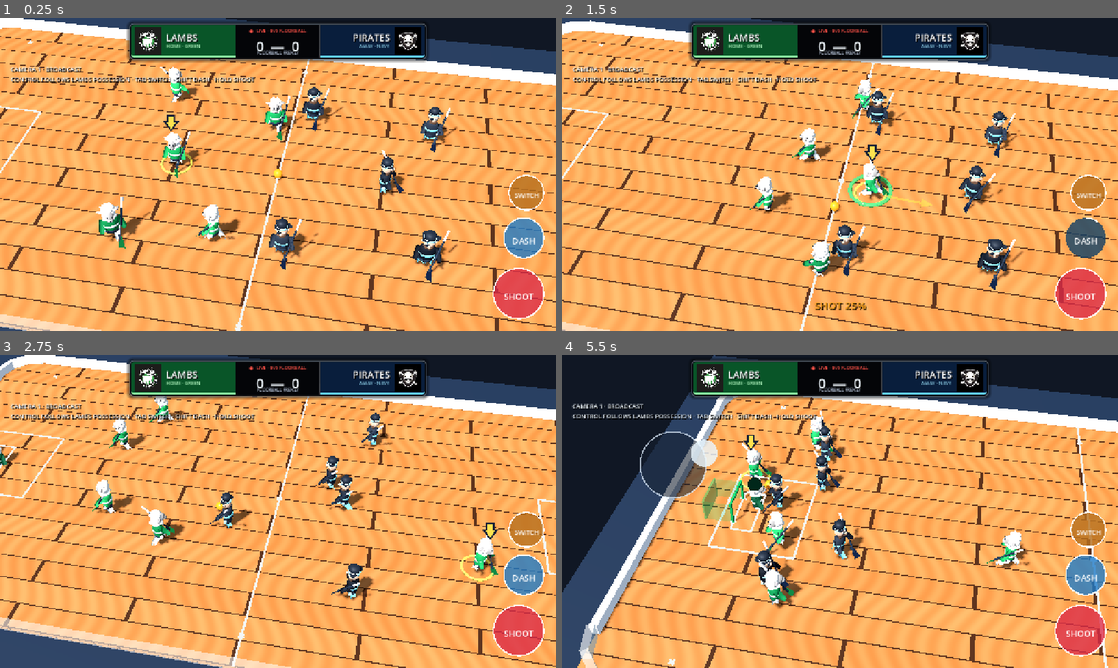
Above: before the commit, frames 1-4 (two rows, left to right).
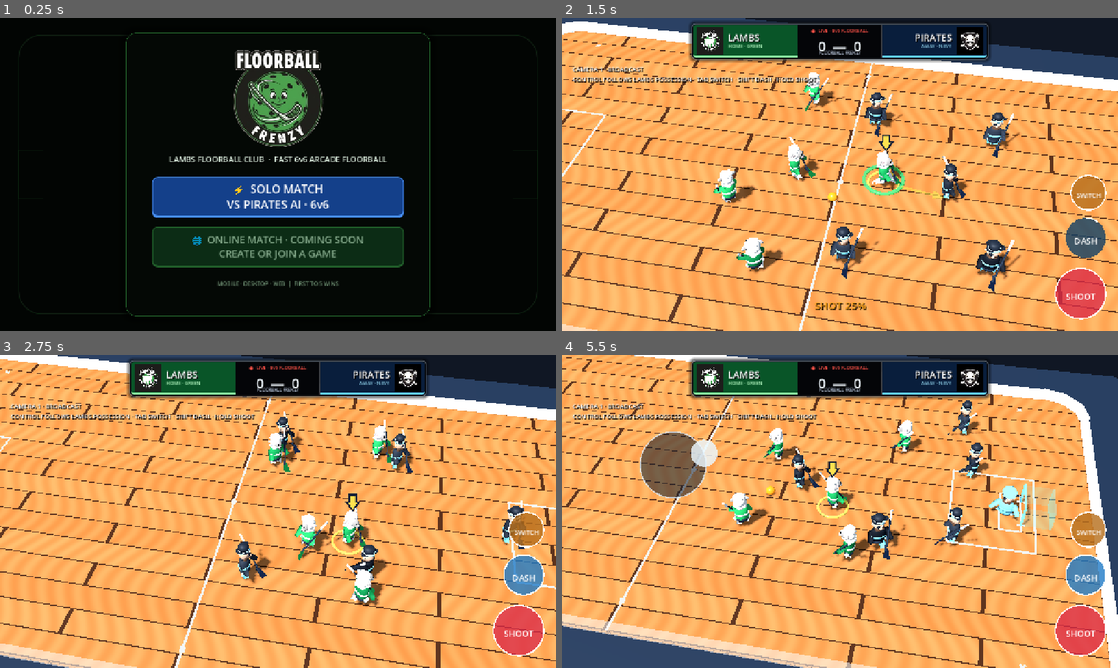
Above: after the commit, the same moments.

Repository: dylanwatsonsoftware/floorball-frenzy-3d
Game: Godot game, scene res://scenes/app/main.tscn
Same seed, same stepped clock (60 frames per second), same inputs: the game is played once before the commit and once after it.
Inputs (mouse positions are in pixels of both pictures, inside the frame that each line leads up to):
- Up to frame 1 (0.25 s): no input
- Up to frame 2 (1.5 s): click (840, 196) at 0.5 s, where only the run after the commit has a clickable "⚡ SOLO MATCH VS PIRATES AI · …"; tap Enter at 1.25 s; move the mouse to (962, 158) at 1.27 s; hold D (move_right) from 1.28 s (still down); hold Space (shoot) from 1.28 s (still down); tap Shift (dash) at 1.35 s; click (962, 158) at 1.42 s
- Up to frame 3 (2.75 s): release D (move_right) at 2 s; release Space (shoot) at 2 s; drag from (166, 527) to (250, 574) at 2.02 s
- Up to frame 4 (5.5 s): move the mouse to (895, 442) at 2.77 s; hold D (move_right) 2.78-3.5 s; hold Space (shoot) 2.78-3.5 s; tap Shift (dash) at 2.85 s; click (895, 442) at 2.92 s; drag from (812, 574) to (673, 464) at 3.52 s; move the mouse to (1006, 558) at 4.27 s; hold A (move_left) 4.28-5 s; hold Space (shoot) 4.28-5 s; tap Backspace (switch_player) at 4.35 s; click (1006, 558) at 4.42 s; drag from (673, 464) to (756, 433) at 5.02 s

The runs differ from the first frame. In frame 1, 98% of the frame differs, in the area x 0-100%, y 0-100%; in frame 2, 15%; in frame 3, 24%; in frame 4, 49%.
Error in both runs: Cannot call method 'call' on a null value. (res://scripts/gameplay/ball_controller.gd:176)

Commit message:
feat: port original game main menu

Diff:
--- a/scenes/app/main.tscn
+++ b/scenes/app/main.tscn
@@ -7,6 +7,9 @@
 [ext_resource type="Script" path="res://scripts/gameplay/match_flow.gd" id="5_match"]
 [ext_resource type="Texture2D" path="res://assets/ui/lambs-logo.jpg" id="6_lambs_logo"]
 [ext_resource type="Texture2D" path="res://assets/ui/pirates-logo.jpg" id="7_pirates_logo"]
+[ext_resource type="Texture2D" path="res://assets/ui/floorball-frenzy-wide.png" id="8_menu_logo"]
+[ext_resource type="Script" path="res://scripts/presentation/main_menu.gd" id="9_menu"]
+[ext_resource type="Script" path="res://scripts/presentation/menu_rink_lines.gd" id="10_rink_lines"]
 
 [sub_resource type="StyleBoxFlat" id="StyleBox_score_backdrop"]
 bg_color = Color(0.025, 0.035, 0.055, 0.94)
@@ -42,6 +45,56 @@
 border_width_right = 2
 border_color = Color(0.95, 0.97, 1, 0.22)
 
+[sub_resource type="StyleBoxFlat" id="StyleBox_menu_panel"]
+bg_color = Color(0.018, 0.035, 0.022, 0.96)
+border_width_left = 1
+border_width_top = 1
+border_width_right = 1
+border_width_bottom = 1
+border_color = Color(0.25, 0.72, 0.31, 0.35)
+corner_radius_top_left = 22
+corner_radius_top_right = 22
+corner_radius_bottom_right = 22
+corner_radius_bottom_left = 22
+shadow_color = Color(0, 0, 0, 0.65)
+shadow_size = 18
+
+[sub_resource type="StyleBoxFlat" id="StyleBox_solo_button"]
+bg_color = Color(0.08, 0.25, 0.54, 1)
+border_width_left = 2
+border_width_top = 2
+border_width_right = 2
+border_width_bottom = 6
+border_color = Color(0.28, 0.56, 0.96, 1)
+corner_radius_top_left = 12
+corner_radius_top_right = 12
+corner_radius_bottom_right = 12
+corner_radius_bottom_left = 12
+
+[sub_resource type="StyleBoxFlat" id="StyleBox_solo_hover"]
+bg_color = Color(0.12, 0.35, 0.7, 1)
+border_width_left = 2
+border_width_top = 2
+border_width_right = 2
+border_width_bottom = 6
+border_color = Color(0.5, 0.75, 1, 1)
+corner_radius_top_left = 12
+corner_radius_top_right = 12
+corner_radius_bottom_right = 12
+corner_radius_bottom_left = 12
+
+[sub_resource type="StyleBoxFlat" id="StyleBox_online_disabled"]
+bg_color = Color(0.05, 0.19, 0.09, 0.88)
+border_width_left = 2
+border_width_top = 2
+border_width_right = 2
+border_width_bottom = 5
+border_color = Color(0.19, 0.55, 0.24, 0.65)
+corner_radius_top_left = 12
+corner_radius_top_right = 12
+corner_radius_bottom_right = 12
+corner_radius_bottom_left = 12
+
 [node name="Main" type="Node3D"]
 script = ExtResource("1_main")
 
@@ -408,5 +461,123 @@
 horizontal_alignment = 1
 vertical_alignment = 1
 
+[node name="MainMenu" type="CanvasLayer" parent="."]
+layer = 20
+script = ExtResource("9_menu")
+
+[node name="Screen" type="ColorRect" parent="MainMenu"]
+anchors_preset = 15
+anchor_right = 1.0
+anchor_bottom = 1.0
+grow_horizontal = 2
+grow_vertical = 2
+mouse_filter = 0
+color = Color(0.008, 0.02, 0.011, 1)
+
+[node name="RinkLines" type="Control" parent="MainMenu/Screen"]
+layout_mode = 1
+anchors_preset = 15
+anchor_right = 1.0
+anchor_bottom = 1.0
+grow_horizontal = 2
+grow_vertical = 2
+mouse_filter = 2
+script = ExtResource("10_rink_lines")
+
+[node name="Content" type="Panel" parent="MainMenu/Screen"]
+layout_mode = 1
+anchors_preset = 8
+anchor_left = 0.5
+anchor_top = 0.5
+anchor_right = 0.5
+anchor_bottom = 0.5
+offset_left = -350.0
+offset_top = -326.0
+offset_right = 350.0
+offset_bottom = 326.0
+grow_horizontal = 2
+grow_vertical = 2
+theme_override_styles/panel = SubResource("StyleBox_menu_panel")
+
+[node name="Logo" type="TextureRect" parent="MainMenu/Screen/Content"]
+layout_mode = 0
+anchor_left = 0.5
+anchor_right = 0.5
+offset_left = -248.0
+offset_top = 18.0
+offset_right = 248.0
+offset_bottom = 280.0
+grow_horizontal = 2
+mouse_filter = 2
+texture = ExtResource("8_menu_logo")
+expand_mode = 1
+stretch_mode = 5
+
+[node name="Tagline" type="Label" parent="MainMenu/Screen/Content"]
+layout_mode = 0
+anchor_left = 0.5
+anchor_right = 0.5
+offset_left = -310.0
+offset_top = 278.0
+offset_right = 310.0
+offset_bottom = 310.0
+grow_horizontal = 2
+theme_override_colors/font_color = Color(0.88, 0.95, 0.89, 1)
+theme_override_colors/font_shadow_color = Color(0, 0, 0, 0.85)
+theme_override_constants/shadow_offset_x = 2
+theme_override_constants/shadow_offset_y = 2
+theme_override_font_sizes/font_size = 18
+text = "LAMBS FLOORBALL CLUB  ·  FAST 6v6 ARCADE FLOORBALL"
+horizontal_alignment = 1
+
+[node name="SoloButton" type="Button" parent="MainMenu/Screen/Content"]
+layout_mode = 0
+anchor_left = 0.5
+anchor_right = 0.5
+offset_left = -290.0
+offset_top = 332.0
+offset_right = 290.0
+offset_bottom = 426.0
+grow_horizontal = 2
+mouse_default_cursor_shape = 2
+theme_override_colors/font_color = Color(1, 1, 1, 1)
+theme_override_colors/font_hover_color = Color(1, 1, 1, 1)
+theme_override_colors/font_pressed_color = Color(0.82, 0.91, 1, 1)
+theme_override_font_sizes/font_size = 26
+theme_override_styles/normal = SubResource("StyleBox_solo_button")
+theme_override_styles/hover = SubResource("StyleBox_solo_hover")
+theme_override_styles/pressed = SubResource("StyleBox_solo_hover")
+text = "⚡  SOLO MATCH\nVS PIRATES AI · 6v6"
+
+[node name="OnlineButton" type="Button" parent="MainMenu/Screen/Content"]
+layout_mode = 0
+anchor_left = 0.5
+anchor_right = 0.5
+offset_left = -290.0
+offset_top = 446.0
+offset_right = 290.0
+offset_bottom = 540.0
+grow_horizontal = 2
+mouse_default_cursor_shape = 8
+theme_override_colors/font_disabled_color = Color(0.7, 0.85, 0.72, 0.72)
+theme_override_font_sizes/font_size = 23
+theme_override_styles/disabled = SubResource("StyleBox_online_disabled")
+disabled = true
+text = "🌐  ONLINE MATCH · COMING SOON\nCREATE OR JOIN A GAME"
+
+[node name="Footer" type="Label" parent="MainMenu/Screen/Content"]
+layout_mode = 0
+anchor_left = 0.5
+anchor_right = 0.5
+offset_left = -310.0
+offset_top = 568.0
+offset_right = 310.0
+offset_bottom = 606.0
+grow_horizontal = 2
+theme_override_colors/font_color = Color(0.5, 0.65, 0.52, 0.9)
+theme_override_font_sizes/font_size = 13
+text = "MOBILE · DESKTOP · WEB  |  FIRST TO 5 WINS"
+horizontal_alignment = 1
+
 [node name="MatchFlow" type="Node" parent="."]
 script = ExtResource("5_match")
--- /dev/null
+++ b/scripts/presentation/main_menu.gd
@@ -0,0 +1,34 @@
+extends CanvasLayer
+
+
+@onready var _arena := get_node("../Arena")
+@onready var _hud := get_node("../HUD") as CanvasLayer
+@onready var _match_flow := get_node("../MatchFlow")
+@onready var _solo_button := get_node("Screen/Content/SoloButton") as Button
+
+
+func _ready() -> void:
+	_solo_button.pressed.connect(start_solo_match)
+	_hud.visible = false
+	if DisplayServer.get_name() != "headless":
+		_set_gameplay_enabled(false)
+
+
+func start_solo_match() -> void:
+	visible = false
+	_hud.visible = true
+	_set_gameplay_enabled(true)
+	if _arena.has_method("reset_squads_for_faceoff"):
+		_arena.call("reset_squads_for_faceoff")
+	var ball := _arena.get_node_or_null("Ball")
+	if ball != null and ball.has_method("reset_for_faceoff"):
+		ball.call("reset_for_faceoff")
+	Input.action_release("shoot")
+	Input.action_release("dash")
+
+
+func _set_gameplay_enabled(enabled: bool) -> void:
+	var mode := Node.PROCESS_MODE_INHERIT if enabled else Node.PROCESS_MODE_DISABLED
+	_arena.process_mode = mode
+	_hud.process_mode = mode
+	_match_flow.process_mode = mode
--- /dev/null
+++ b/scripts/presentation/menu_rink_lines.gd
@@ -0,0 +1,28 @@
+extends Control
+
+const LINE_COLOR := Color(0.21, 0.70, 0.28, 0.16)
+const SOFT_LINE_COLOR := Color(0.21, 0.70, 0.28, 0.09)
+
+
+func _ready() -> void:
+	resized.connect(queue_redraw)
+
+
+func _draw() -> void:
+	var rink := Rect2(Vector2(42.0, 38.0), size - Vector2(84.0, 76.0))
+	draw_style_box(_outline_style(LINE_COLOR, 2), rink)
+	draw_line(Vector2(size.x * 0.5, rink.position.y), Vector2(size.x * 0.5, rink.end.y), SOFT_LINE_COLOR, 2.0)
+	draw_arc(size * 0.5, minf(88.0, size.y * 0.14), 0.0, TAU, 64, LINE_COLOR, 2.0)
+	var crease_height := minf(110.0, rink.size.y * 0.2)
+	draw_rect(Rect2(rink.position.x, size.y * 0.5 - crease_height * 0.5, 58.0, crease_height), SOFT_LINE_COLOR, false, 2.0)
+	draw_rect(Rect2(rink.end.x - 58.0, size.y * 0.5 - crease_height * 0.5, 58.0, crease_height), SOFT_LINE_COLOR, false, 2.0)
+	draw_circle(size * 0.5, minf(280.0, size.y * 0.38), Color(0.13, 0.52, 0.19, 0.035))
+
+
+func _outline_style(color: Color, width: int) -> StyleBoxFlat:
+	var style := StyleBoxFlat.new()
+	style.bg_color = Color.TRANSPARENT
+	style.border_color = color
+	style.set_border_width_all(width)
+	style.set_corner_radius_all(52)
+	return style
--- /dev/null
+++ b/tests/main_menu_test.gd
@@ -0,0 +1,43 @@
+extends SceneTree
+
+
+func _init() -> void:
+	call_deferred("run_test")
+
+
+func run_test() -> void:
+	var scene := (load("res://scenes/app/main.tscn") as PackedScene).instantiate()
+	root.add_child(scene)
+	await process_frame
+	var menu := scene.get_node_or_null("MainMenu") as CanvasLayer
+	if menu == null or not menu.visible:
+		fail("The game must open on a visible main menu")
+		return
+	for path in ["Screen/RinkLines", "Screen/Content/Logo", "Screen/Content/SoloButton", "Screen/Content/OnlineButton"]:
+		if menu.get_node_or_null(path) == null:
+			fail("The ported menu is missing its original-game presentation element: %s" % path)
+			return
+	var logo := menu.get_node("Screen/Content/Logo") as TextureRect
+	if logo.texture == null:
+		fail("The ported menu must display the original Floorball Frenzy identity")
+		return
+	var online_button := menu.get_node("Screen/Content/OnlineButton") as Button
+	if not online_button.disabled or "COMING SOON" not in online_button.text:
+		fail("Online play must be presented honestly as unavailable until networking is ported")
+		return
+	var solo_button := menu.get_node("Screen/Content/SoloButton") as Button
+	if solo_button.disabled:
+		fail("Solo Match must be the active path into the current 6v6 game")
+		return
+	menu.call("start_solo_match")
+	if menu.visible or not (scene.get_node("HUD") as CanvasLayer).visible:
+		fail("Starting a solo match must dismiss the menu and reveal the gameplay HUD")
+		return
+	print("Responsive original-style main menu is valid.")
+	scene.queue_free()
+	quit(0)
+
+
+func fail(message: String) -> void:
+	push_error(message)
+	quit(1)
Binary file added: assets/ui/floorball-frenzy-wide.png
Not shown, added: assets/ui/floorball-frenzy-wide.png.import
Not shown: 1 places in scenes/app/main.tscn that only renumber resources
Not shown, added: scripts/presentation/main_menu.gd.uid
Not shown, added: scripts/presentation/menu_rink_lines.gd.uid
Not shown, added: tests/main_menu_test.gd.uid
